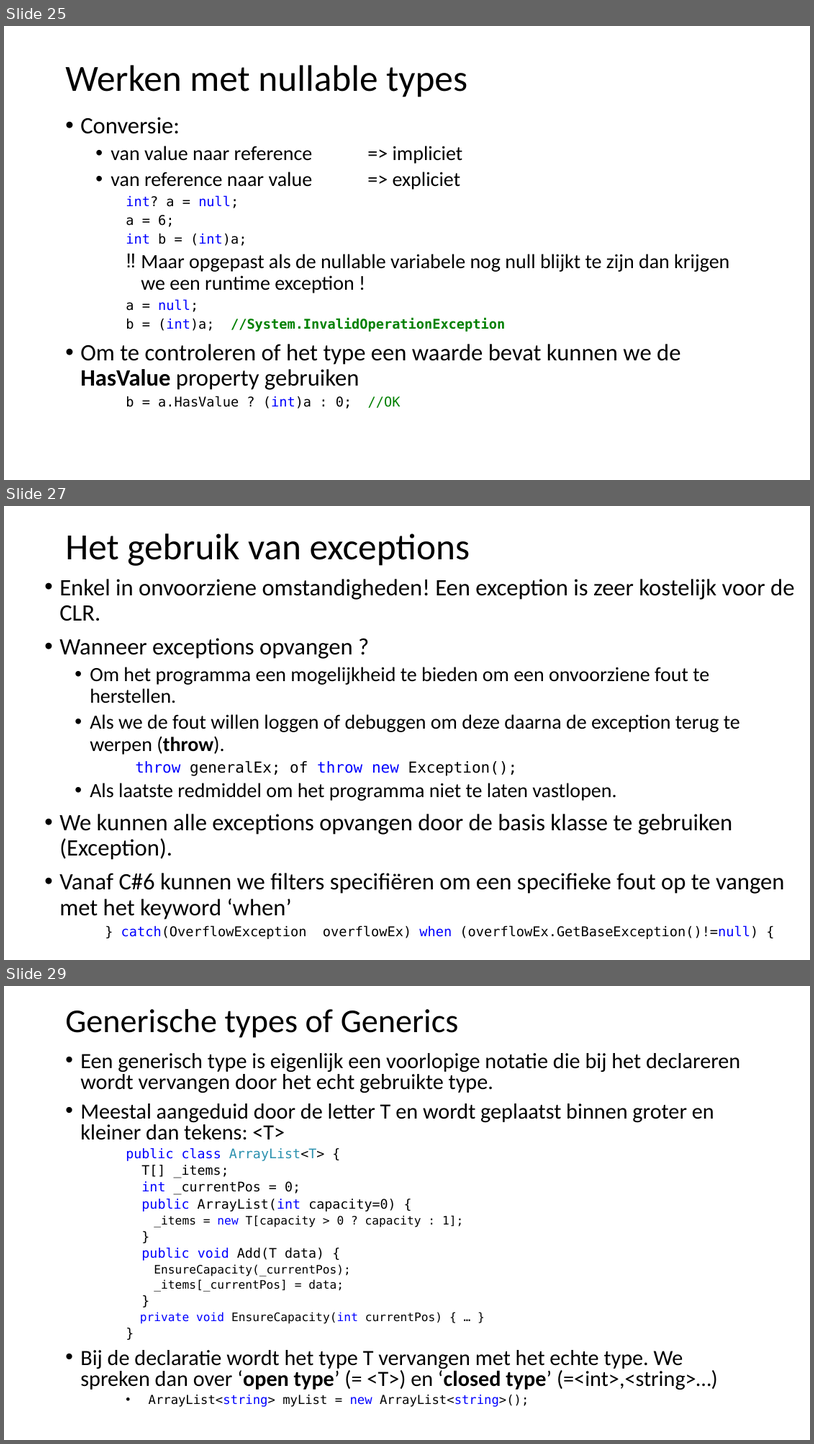
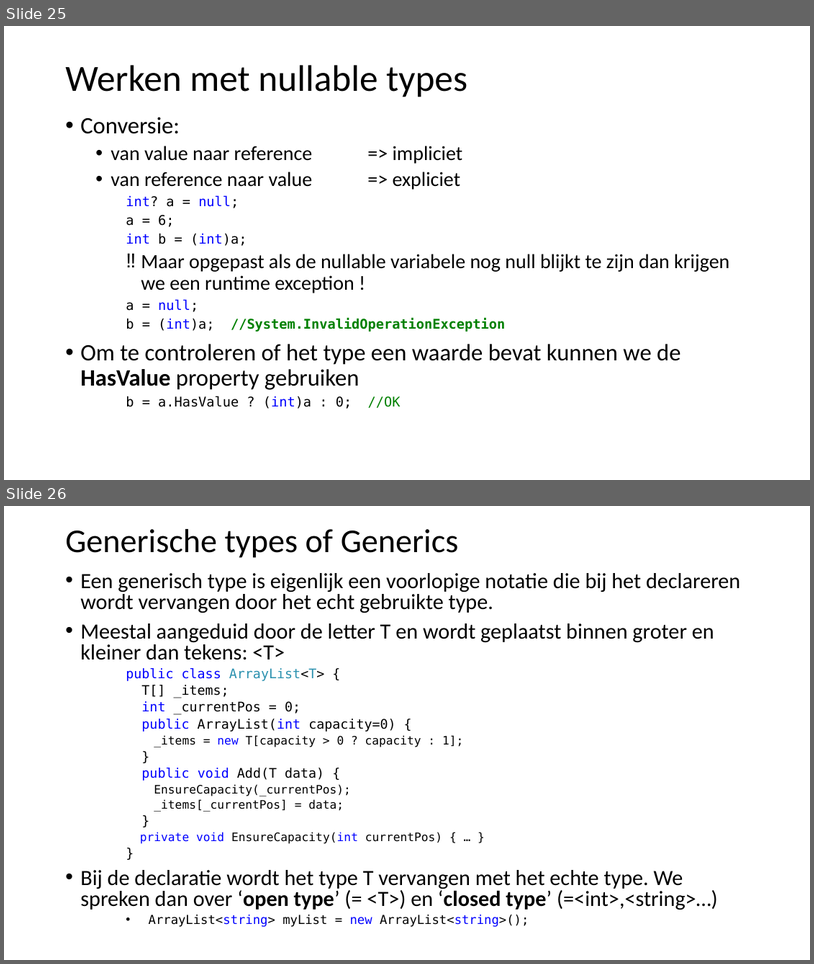
Before and after one commit to filipgeens/Syntra2020, a slide deck: Cursus/BasisCSharp-OO.pptx. Shown one above the other, each under a label of ours: slides 25, 27 and 29 before the commit, slides 25 and 26 after it; the slides between them are not shown. The pictures are 814x1444 and 814x964 pixels, drawn with LibreOffice and Linux fonts; fonts in the diff are those of the drawing. Boxes give left, top, right and bottom in pixels: in the first picture for what was removed or moved away, otherwise in the second. Text is boxed around its words. In the diff, an @@ line names an element or a change of style, - is before the commit and + after.

```diff
--- a/Cursus/BasisCSharp-OO.pptx
+++ b/Cursus/BasisCSharp-OO.pptx
@@ slide 27 removed at (x1=4, y1=506, x2=810, y2=960), background #FFFFFF @@
@@ title removed at (x1=65, y1=533, x2=470, y2=566) @@
-Het gebruik van exceptions
@@ text removed at (x1=59, y1=579, x2=795, y2=939) @@
-• Enkel in onvoorziene omstandigheden! Een exception is zeer kostelijk voor de CLR.
-• Wanneer exceptions opvangen ?
-  • Om het programma een mogelijkheid te bieden om een onvoorziene fout te herstellen.
-  • Als we de fout willen loggen of debuggen om deze daarna de exception terug te werpen (throw).
-      throw generalEx; of throw new Exception();
-  • Als laatste redmiddel om het programma niet te laten vastlopen.
-• We kunnen alle exceptions opvangen door de basis klasse te gebruiken (Exception).
-• Vanaf C#6 kunnen we filters specifiëren om een specifieke fout op te vangen met het keyword ‘when’
-    } catch(OverflowException overflowEx) when (overflowEx.GetBaseException()!=null) {
@@ what was slide 29 is now slide 26 @@
```
Also in this commit, not shown: 2 other slides removed, 1 other file.
